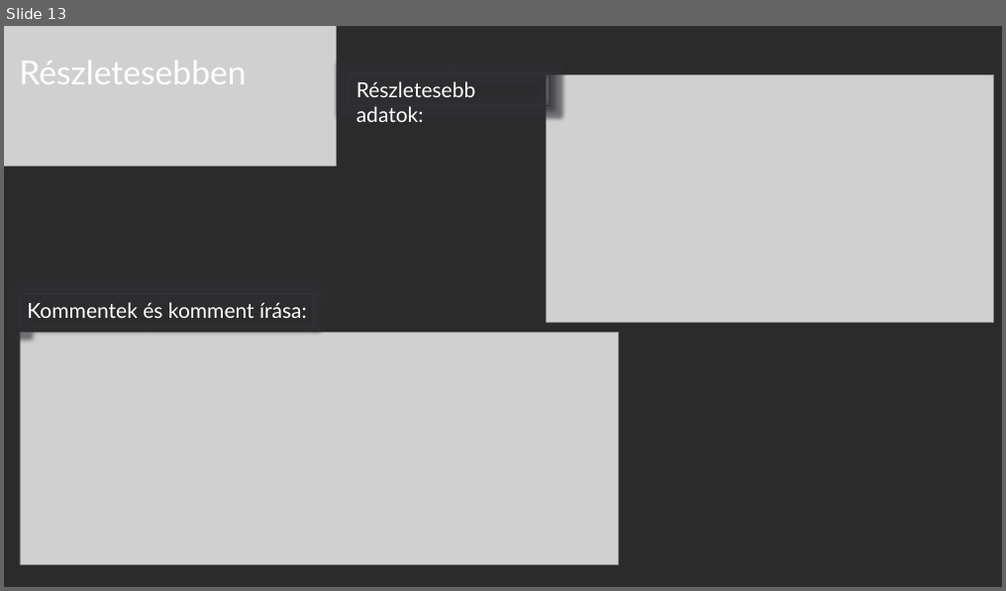
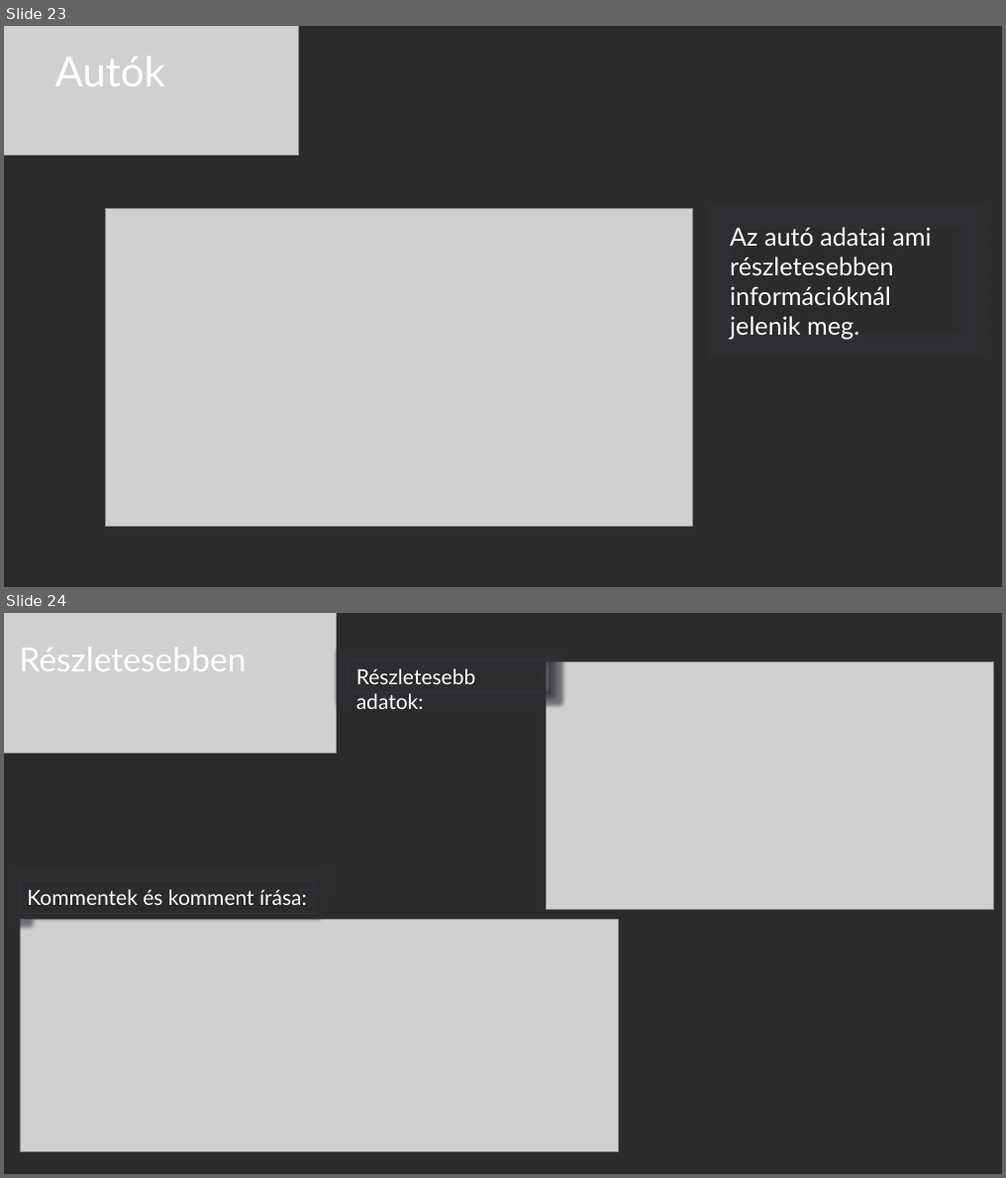
Before and after one commit to ponuzsr/vizsgaremek, a slide deck: Vizsgaremek_Ppt.pptx. Shown one above the other, each under a label of ours: slide 13 before the commit, slides 23 and 24 after it. The pictures are 1006x591 and 1006x1178 pixels, drawn with LibreOffice and Linux fonts; fonts in the diff are those of the drawing; grey boxes stand for pictures; background and template pictures are left out; a plain dark background stands for a picture behind light text. Boxes give left, top, right and bottom in pixels: in the first picture for what was removed or moved away, otherwise in the second. Text is boxed around its words. In the diff, an @@ line names an element or a change of style, - is before the commit and + after.

```diff
--- a/Vizsgaremek_Ppt.pptx
+++ b/Vizsgaremek_Ppt.pptx
@@ slide 23 added at box(4, 26, 1002, 587), background picture (left out) @@
@@ picture added at box(4, 26, 298, 156) @@
@@ text added at box(55, 56, 165, 86), 40 pt, text #FFFFFF @@
+Autók
@@ picture added at box(105, 209, 693, 527) @@
@@ rectangle added at box(723, 217, 973, 346), outline #302F34 0.75 pt, 24 pt, text #FFFFFF @@
+Az autó adatai ami részletesebben információknál jelenik meg.
@@ what was slide 13 is now slide 24 @@
```
Also in this commit, not shown: 5 slides changed, 1 other slide added.
